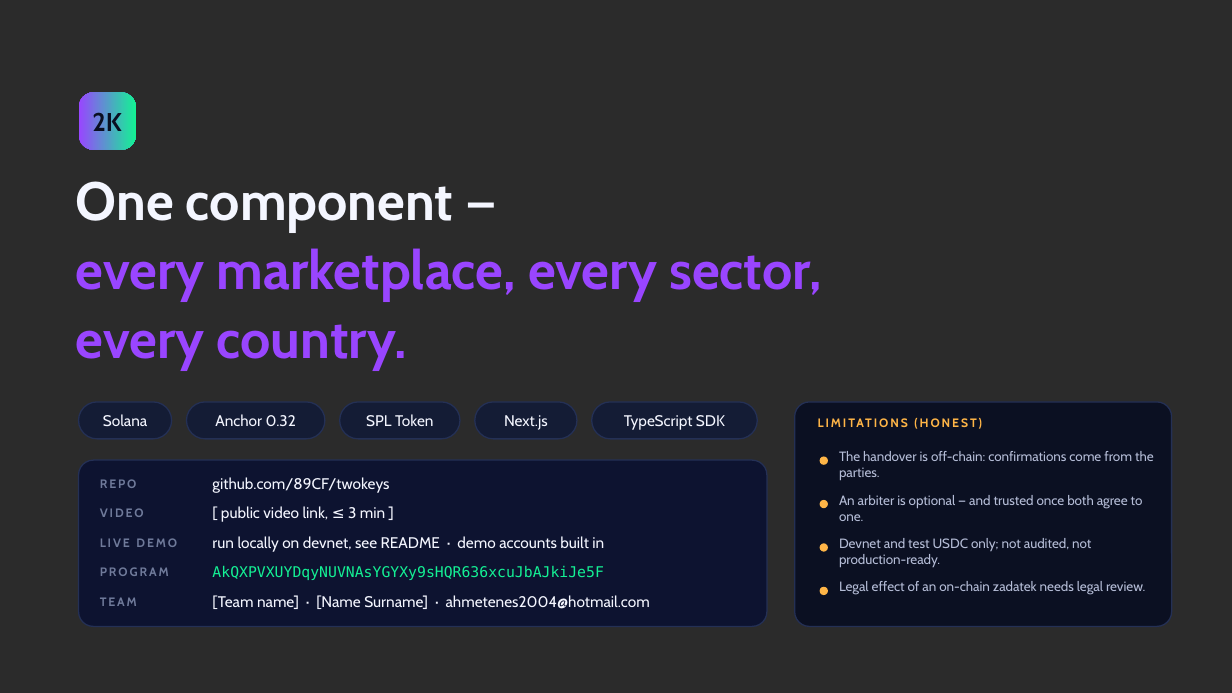
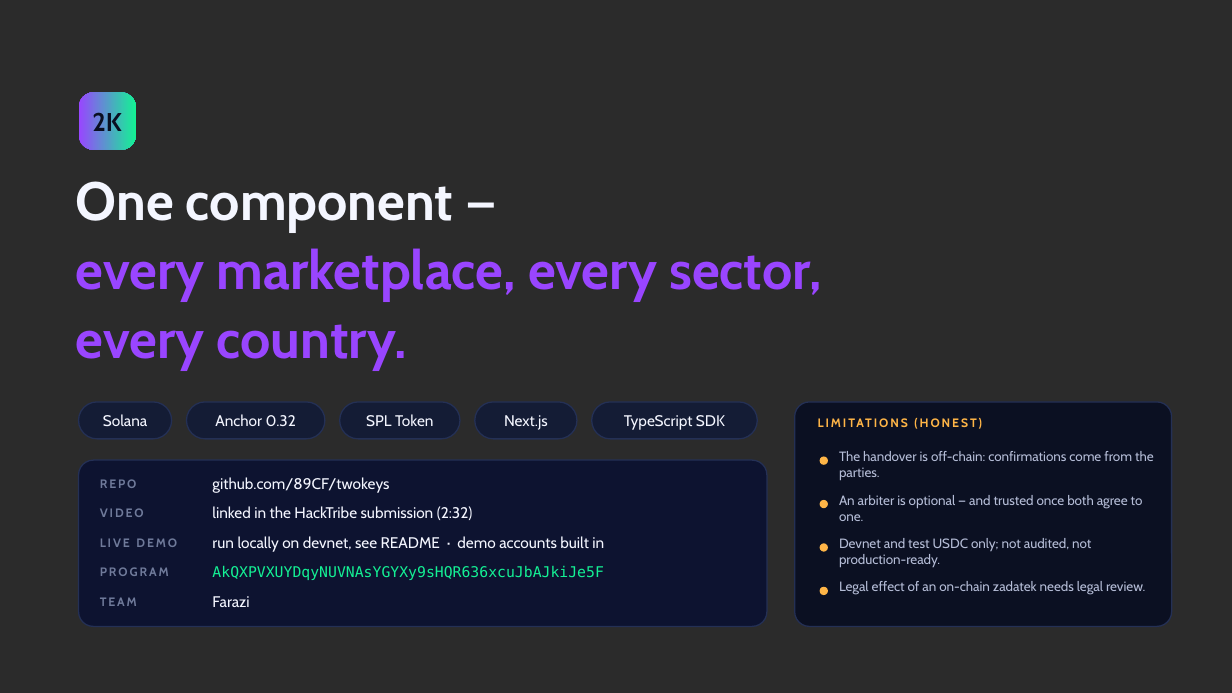
Before and after one commit to 89CF/twokeys, a slide deck: slide 10 of pitch/deck.pptx. Drawn at 1232x693 pixels with LibreOffice and Linux fonts; fonts in the diff are those of the drawing; background and template pictures are left out; a plain dark background stands for a picture behind light text. Boxes give left, top, right and bottom in pixels: in the first picture for what was removed or moved away, otherwise in the second. Text is boxed around its words. In the diff, an @@ line names an element or a change of style, - is before the commit and + after.

```diff
--- a/pitch/deck.pptx
+++ b/pitch/deck.pptx
@@ text at bbox=[212, 506, 473, 520]: text changed @@
-[ public video link, ≤ 3 min ]
+linked in the HackTribe submission (2:32)
@@ text at bbox=[212, 596, 249, 607]: text changed @@
-[Team name] · [Name Surname] · ahmetenes2004@hotmail.com
+Farazi
```
Also in this commit, not shown: 5 other files.
